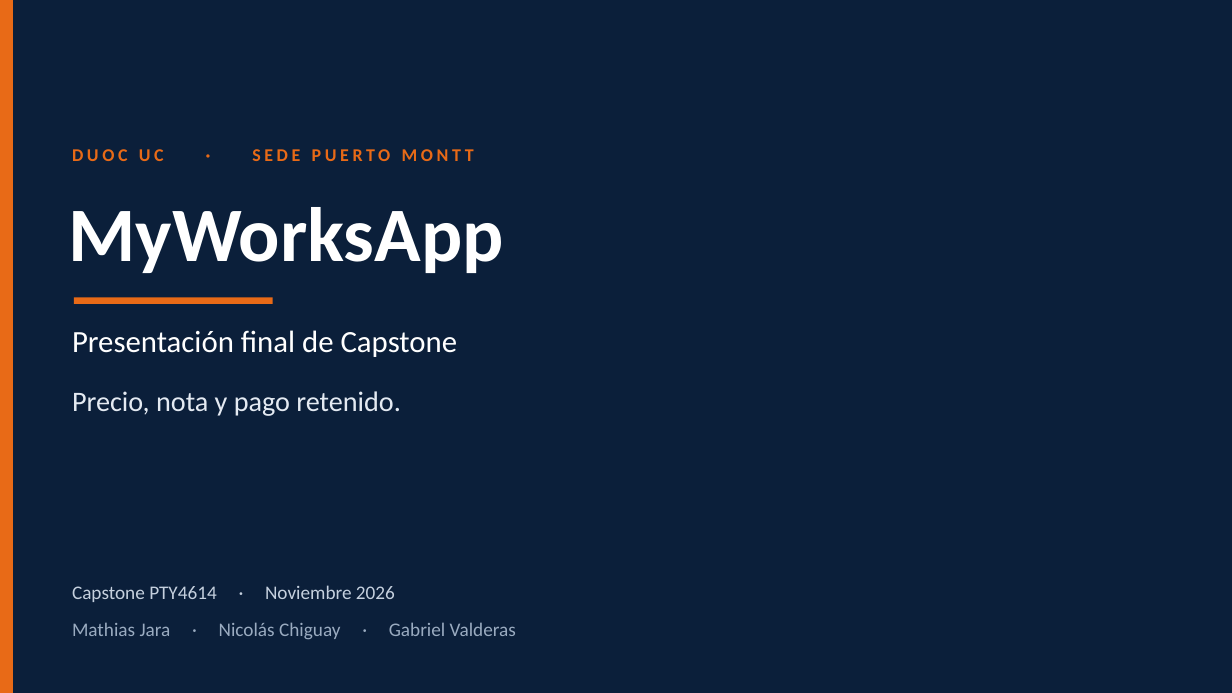
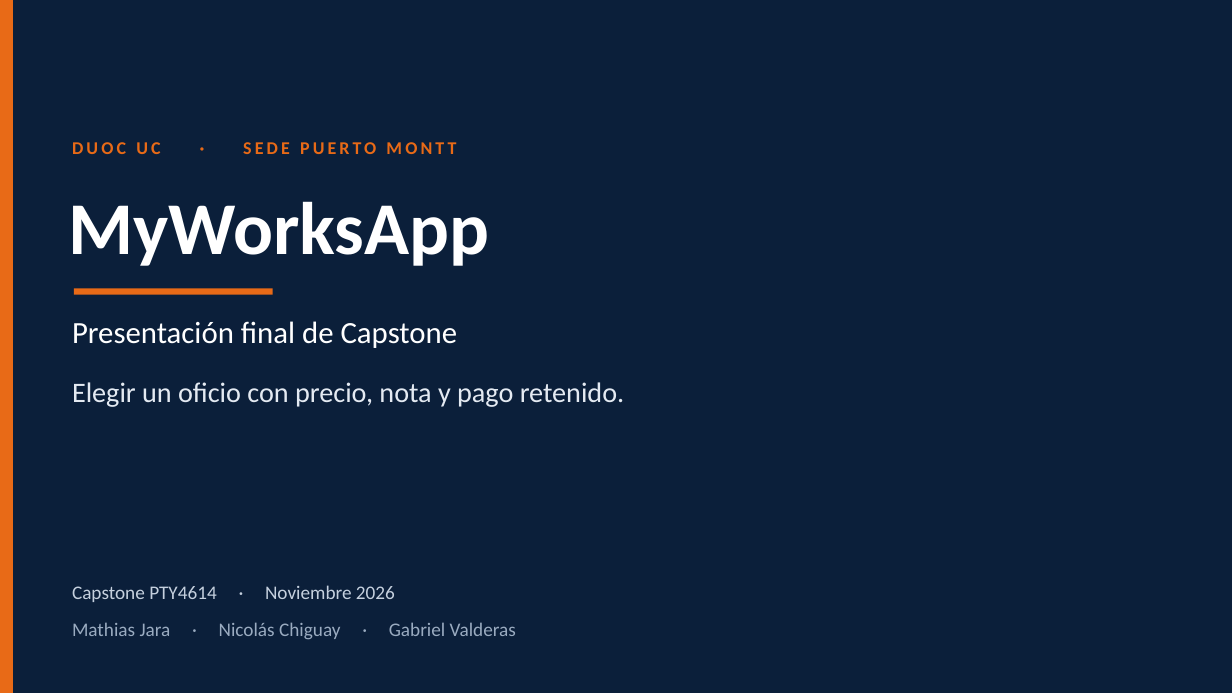
Before and after one commit to MathiasAlejandr0/MyWorksAppProyect, a slide deck: slide 1 of Fase 2/Presentacion_final_MyWorksApp.pptx. Drawn at 1232x693 pixels with LibreOffice and Linux fonts; fonts in the diff are those of the drawing. Boxes give left, top, right and bottom in pixels: in the first picture for what was removed or moved away, otherwise in the second. Text is boxed around its words. In the diff, an @@ line names an element or a change of style, - is before the commit and + after.

```diff
--- a/Fase 2/Presentacion_final_MyWorksApp.pptx
+++ b/Fase 2/Presentacion_final_MyWorksApp.pptx
@@ text "DUOC UC · SEDE PUERTO ..." at box(72, 142, 456, 154): letter spacing 2.8 to 2.4 pt @@
@@ text "MyWorksApp" at box(68, 201, 489, 266): size 60 to 58 pt @@
@@ rectangle: place and size @@
-rectangle at box(74, 298, 273, 304)
+rectangle at box(74, 288, 273, 295)
@@ text "Presentación final de Capstone": place and size @@
-text "Presentación final de Capstone" at box(72, 330, 458, 357)
+text "Presentación final de Capstone" at box(72, 321, 458, 348)
@@ text at box(72, 382, 624, 407): text changed @@
-Precio, nota y pago retenido.
+Elegir un oficio con precio, nota y pago retenido.
```
Also in this commit, not shown: 3 other slides changed, 11 slides added, 4 slides removed, 3 other files.
